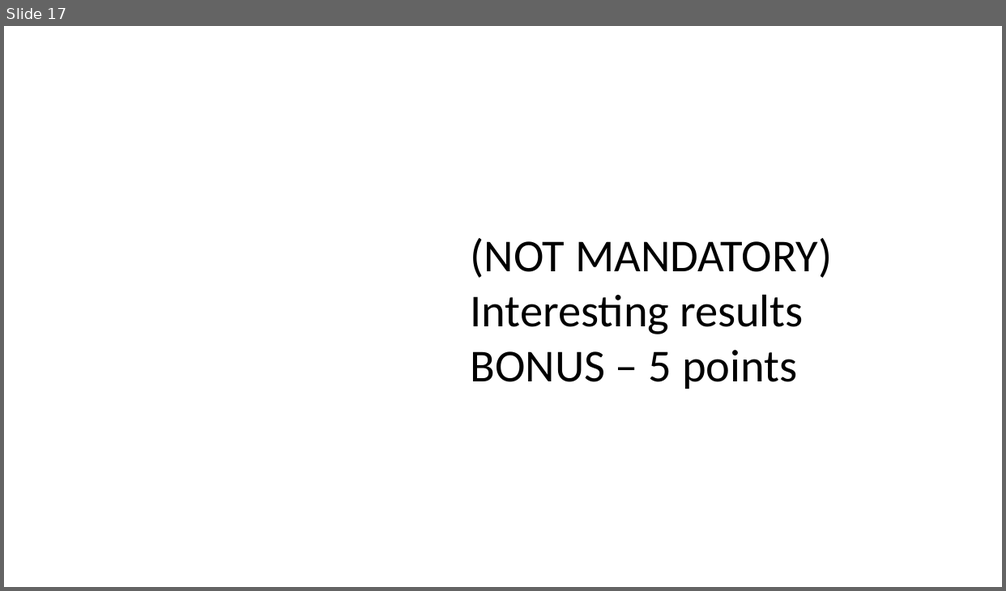
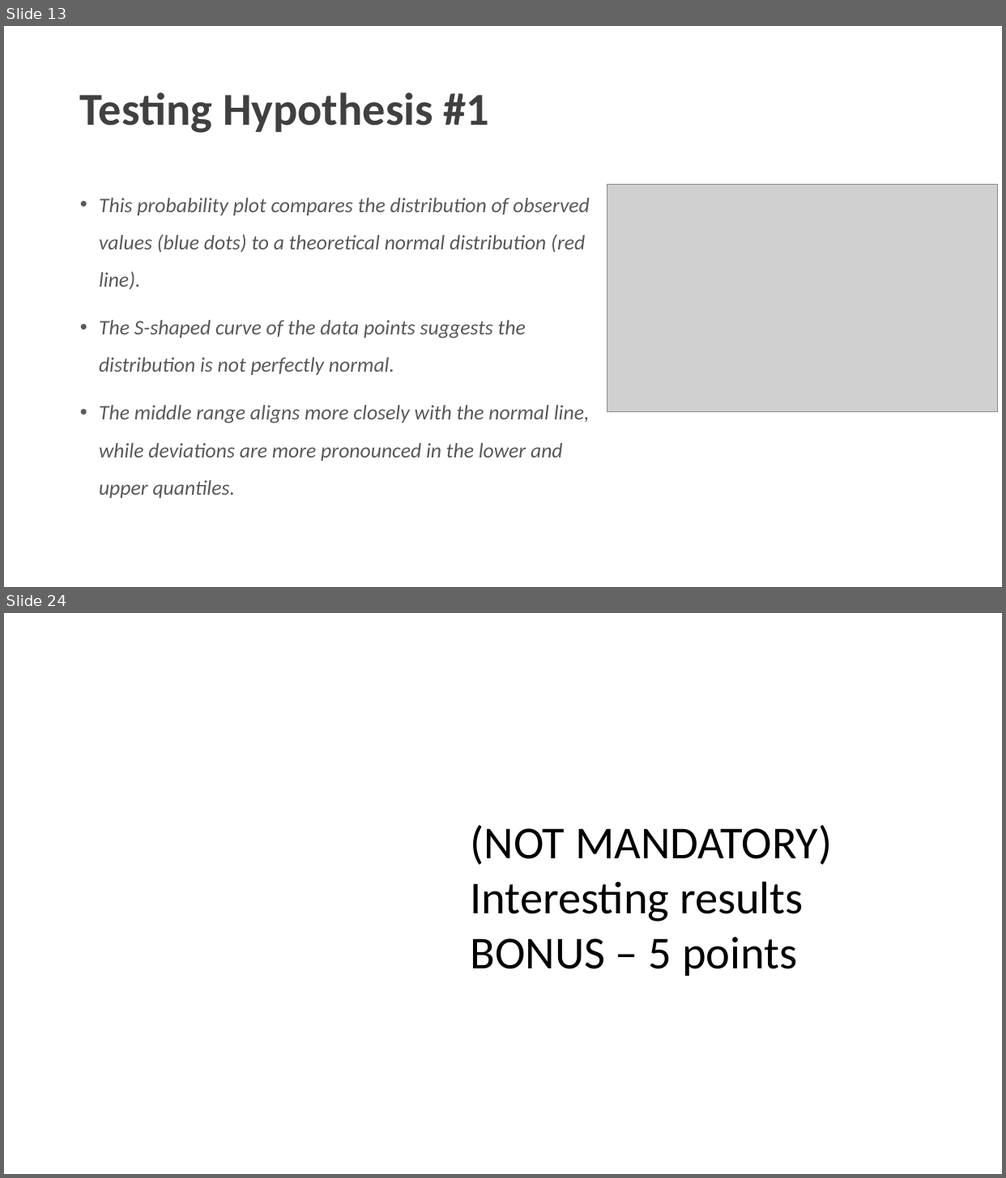
Before and after one commit to charlesyifanli/python_and_data, a slide deck: mini_project/SCSE 24 Mini-project presentation (Group No. ##).pptx. Shown one above the other, each under a label of ours: slide 17 before the commit, slides 13 and 24 after it; the slides between them are not shown. The pictures are 1006x591 and 1006x1178 pixels, drawn with LibreOffice and Linux fonts; fonts in the diff are those of the drawing; grey boxes stand for pictures; background and template pictures are left out. Boxes give left, top, right and bottom in pixels: in the first picture for what was removed or moved away, otherwise in the second. Text is boxed around its words. In the diff, an @@ line names an element or a change of style, - is before the commit and + after.

```diff
--- a/mini_project/SCSE 24 Mini-project presentation (Group No. ##).pptx
+++ b/mini_project/SCSE 24 Mini-project presentation (Group No. ##).pptx
@@ slide 13 added at [4,26,1002,587], background #FFFFFF @@
@@ title added at [80,92,490,133], 44 pt, text #404040, bold @@
+Testing Hypothesis #1
@@ picture added at [607,184,997,412] @@
@@ text added at [99,198,590,498], 20 pt, text #595959, italic @@
+• This probability plot compares the distribution of observed values (blue dots) to a theoretical normal distribution (red line).
+• The S-shaped curve of the data points suggests the distribution is not perfectly normal.
+• The middle range aligns more closely with the normal line, while deviations are more pronounced in the lower and upper quantiles.
@@ what was slide 17 is now slide 24 @@
```
Also in this commit, not shown: 4 slides changed, 11 other slides added, 5 slides removed, 2 other files.
